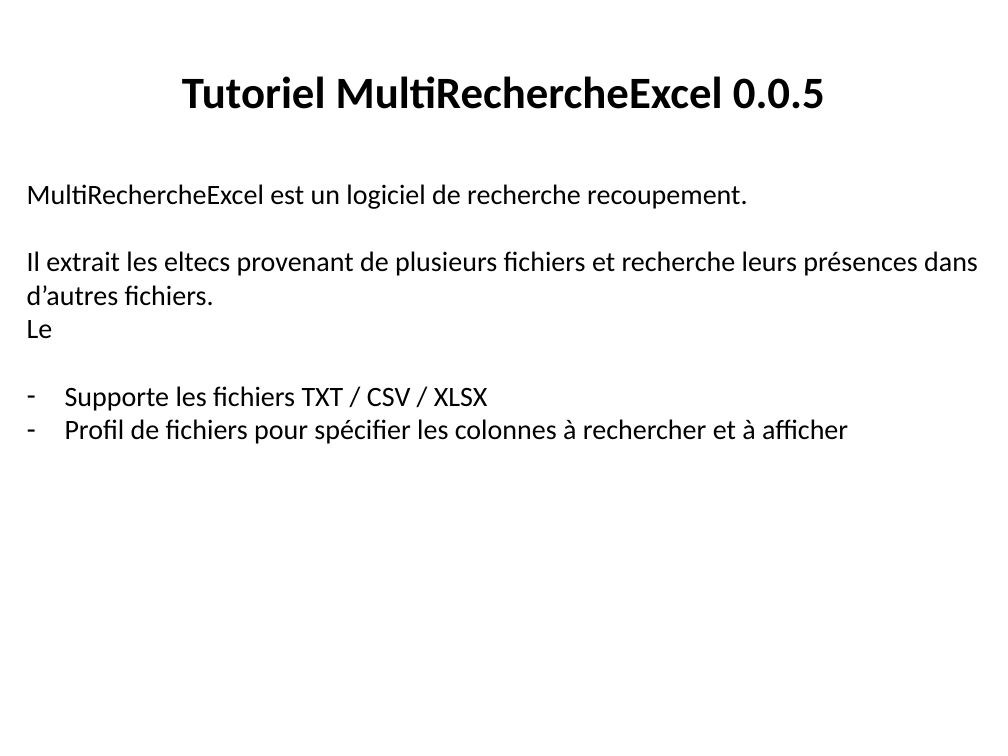
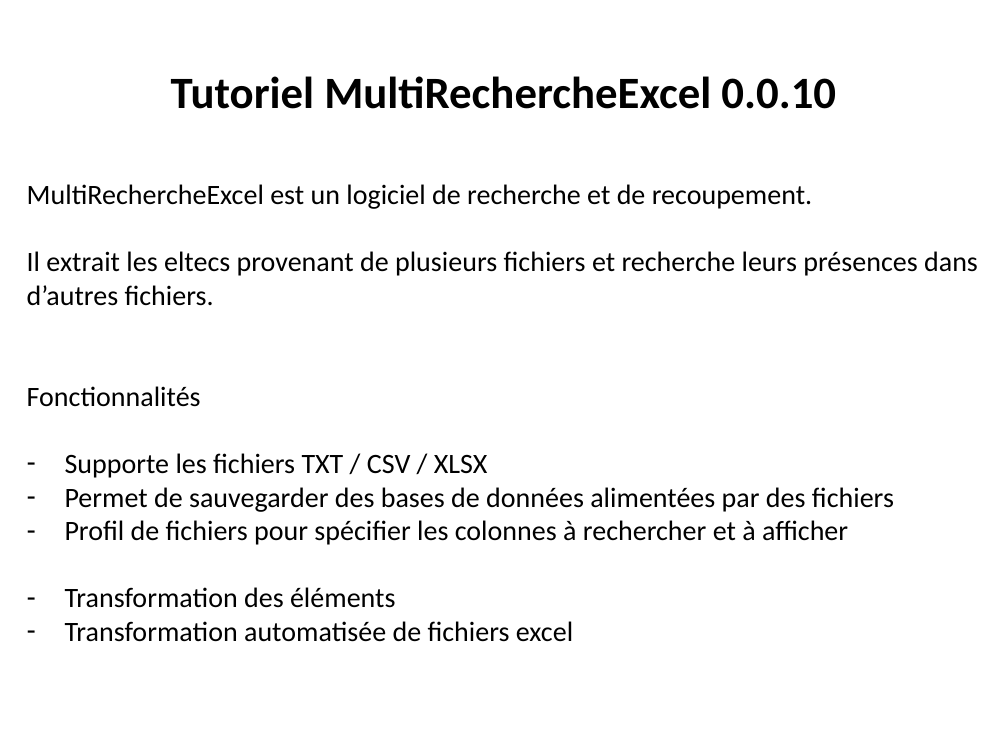
Before and after one commit to 20100dbg/MultiRechercheExcel, a slide deck: slide 1 of TUTO_MultiRechercheExcel.pptx. Drawn at 1008x756 pixels with LibreOffice and Linux fonts; fonts in the diff are those of the drawing; background and template pictures are left out. Boxes give left, top, right and bottom in pixels: in the first picture for what was removed or moved away, otherwise in the second. Text is boxed around its words. In the diff, an @@ line names an element or a change of style, - is before the commit and + after.

```diff
--- a/TUTO_MultiRechercheExcel.pptx
+++ b/TUTO_MultiRechercheExcel.pptx
@@ text at bbox=[171, 76, 836, 109]: text changed @@
-Tutoriel MultiRechercheExcel 0.0.5
+Tutoriel MultiRechercheExcel 0.0.10
@@ text at bbox=[27, 184, 812, 209]: text changed @@
-MultiRechercheExcel est un logiciel de recherche recoupement.
+MultiRechercheExcel est un logiciel de recherche et de recoupement.
@@ text at bbox=[27, 386, 201, 407]: text changed @@
-Le
+Fonctionnalités
@@ text at bbox=[65, 487, 894, 512]: paragraph added @@
+– Permet de sauvegarder des bases de données alimentées par des fichiers
@@ text at bbox=[65, 587, 573, 642]: paragraphs added @@
+– Transformation des éléments
+– Transformation automatisée de fichiers excel
```
Also in this commit, not shown: 3 other slides changed, 1 slide added, 2 other files.
